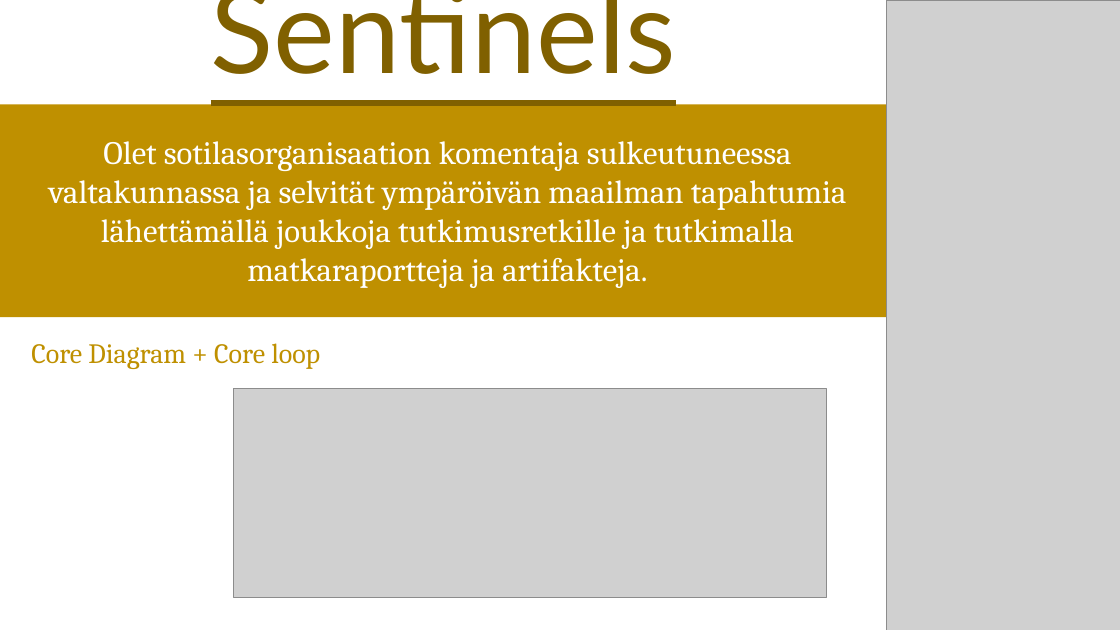
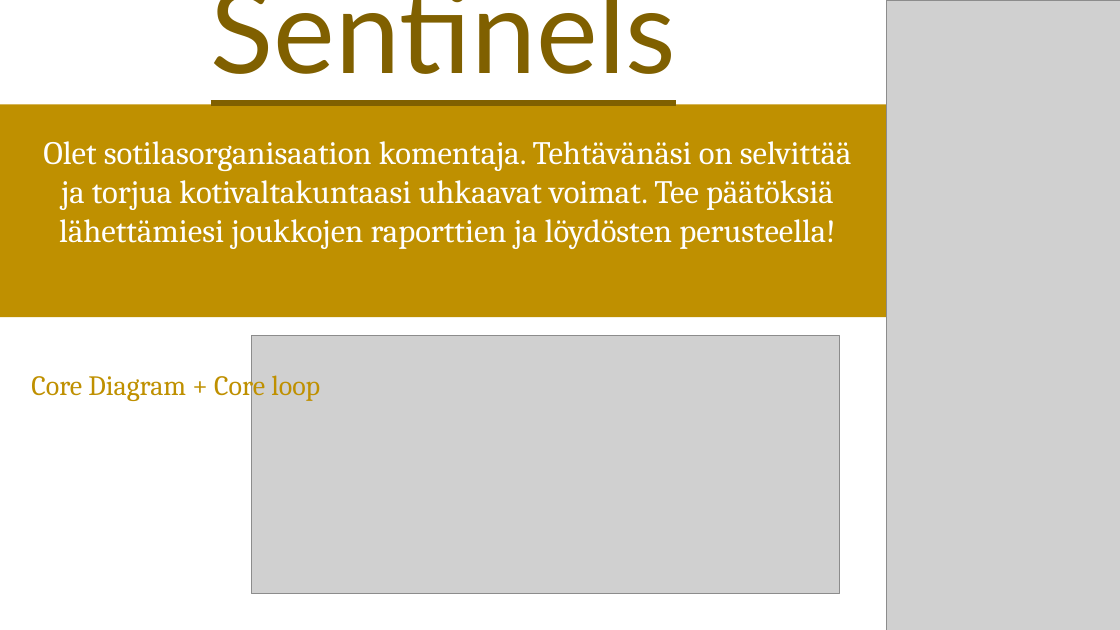
Before and after one commit to Vzq/Sentinels, a slide deck: slide 1 of Sentinels.pptx. Drawn at 1120x630 pixels with LibreOffice and Linux fonts; fonts in the diff are those of the drawing; grey boxes stand for pictures. Boxes give left, top, right and bottom in pixels: in the first picture for what was removed or moved away, otherwise in the second. Text is boxed around its words. In the diff, an @@ line names an element or a change of style, - is before the commit and + after.

```diff
--- a/Sentinels.pptx
+++ b/Sentinels.pptx
@@ text at (43, 141, 852, 249): text changed @@
-Olet sotilasorganisaation komentaja sulkeutuneessa valtakunnassa ja selvität ympäröivän maailman tapahtumia lähettämällä joukkoja tutkimusretkille ja tutkimalla matkaraportteja ja artifakteja.
+Olet sotilasorganisaation komentaja. Tehtävänäsi on selvittää ja torjua kotivaltakuntaasi uhkaavat voimat. Tee päätöksiä lähettämiesi joukkojen raporttien ja löydösten perusteella!
@@ picture: place and size @@
-picture at (234, 388, 826, 597)
+picture at (251, 336, 840, 594)
@@ text "Core Diagram + Core loop" rewrapped from (31, 343, 320, 369) to (31, 369, 320, 401) @@
```
Also in this commit, not shown: 1 other slide changed, 1 other file.
